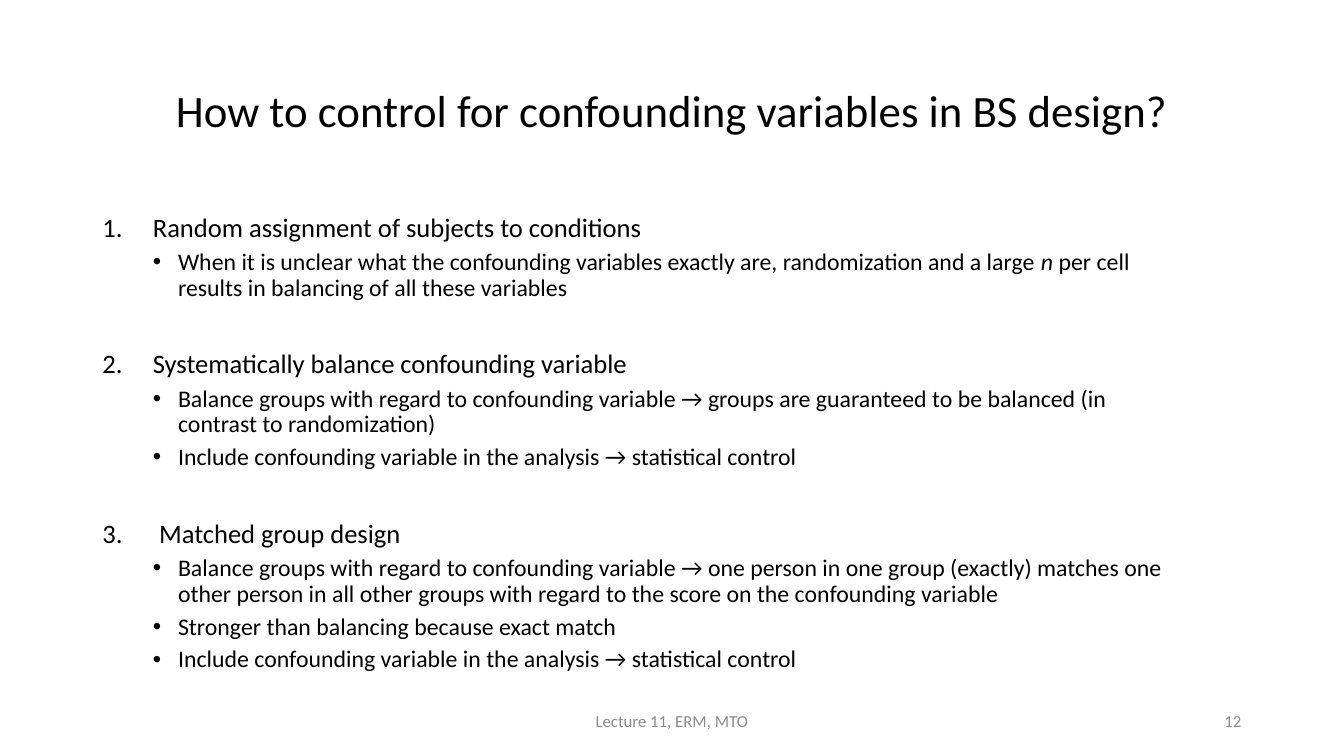
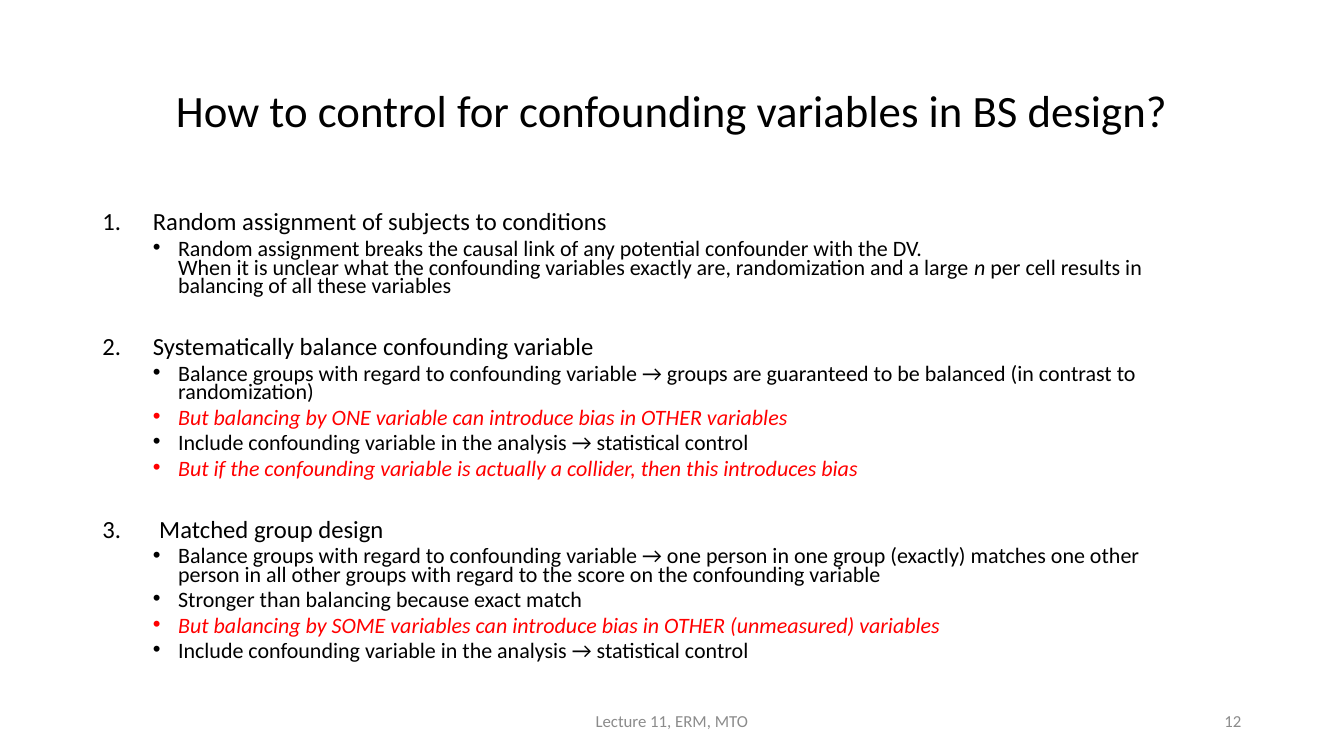
Before and after one commit to cjvanlissa/erm, a slide deck: slide 12 of HC11/HC11_EN.pptx. Drawn at 1344x756 pixels with LibreOffice and Linux fonts; fonts in the diff are those of the drawing. Boxes give left, top, right and bottom in pixels: in the first picture for what was removed or moved away, otherwise in the second. Text is boxed around its words. In the diff, an @@ line names an element or a change of style, - is before the commit and + after.

```diff
--- a/HC11/HC11_EN.pptx
+++ b/HC11/HC11_EN.pptx
@@ text at bbox=[153, 213, 1139, 662]: size 19 to 17.6 pt in "Random assignment of subjects to conditions", "Systematically balance confounding variable", "Matched group design"; size 17 to 15.7 pt in "Balance groups with regard to confounding variable ...", "Include confounding variable in the analysis → ...", "Balance groups with regard to confounding variable ...", "Stronger than balancing because exact match" and 1 more places; line spacing 0.9 to 0.7 @@
@@ text at bbox=[178, 240, 1142, 297]: text changed; size 17 to 15.7 pt @@
-  • When it is unclear what the confounding variables exactly are, randomization and a large n per cell results in balancing of all these variables
+  • Random assignment breaks the causal link of any potential confounder with the DV.
+    When it is unclear what the confounding variables exactly are, randomization and a large n per cell results in balancing of all these variables
@@ text at bbox=[178, 409, 787, 429]: paragraph added @@
+  • But balancing by ONE variable can introduce bias in OTHER variables
@@ text at bbox=[178, 460, 857, 480]: paragraph added @@
+  • But if the confounding variable is actually a collider, then this introduces bias
@@ text at bbox=[178, 617, 939, 637]: paragraph added @@
+  • But balancing by SOME variables can introduce bias in OTHER (unmeasured) variables
```
Also in this commit, not shown: 3 other slides changed.
